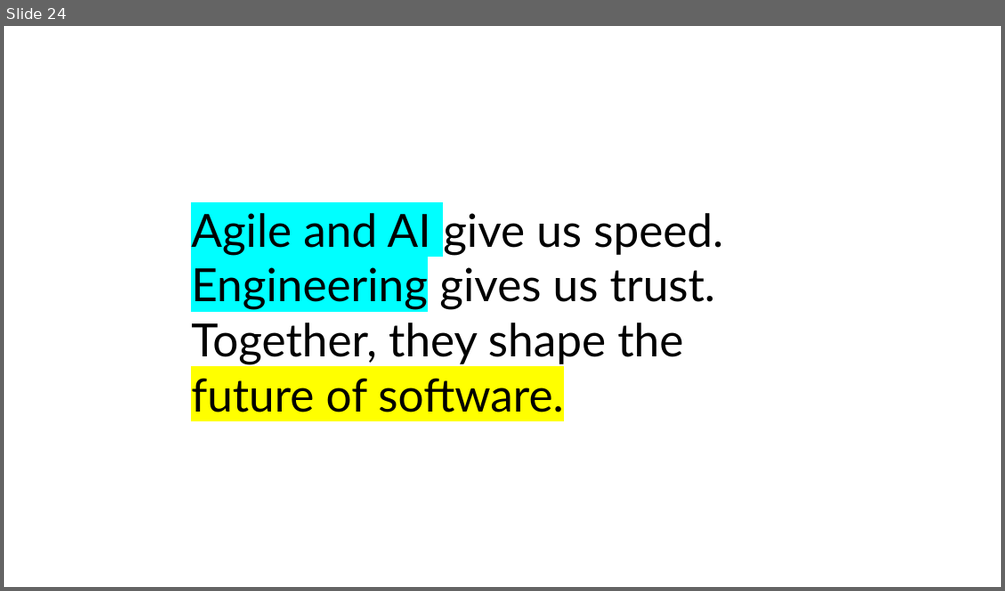
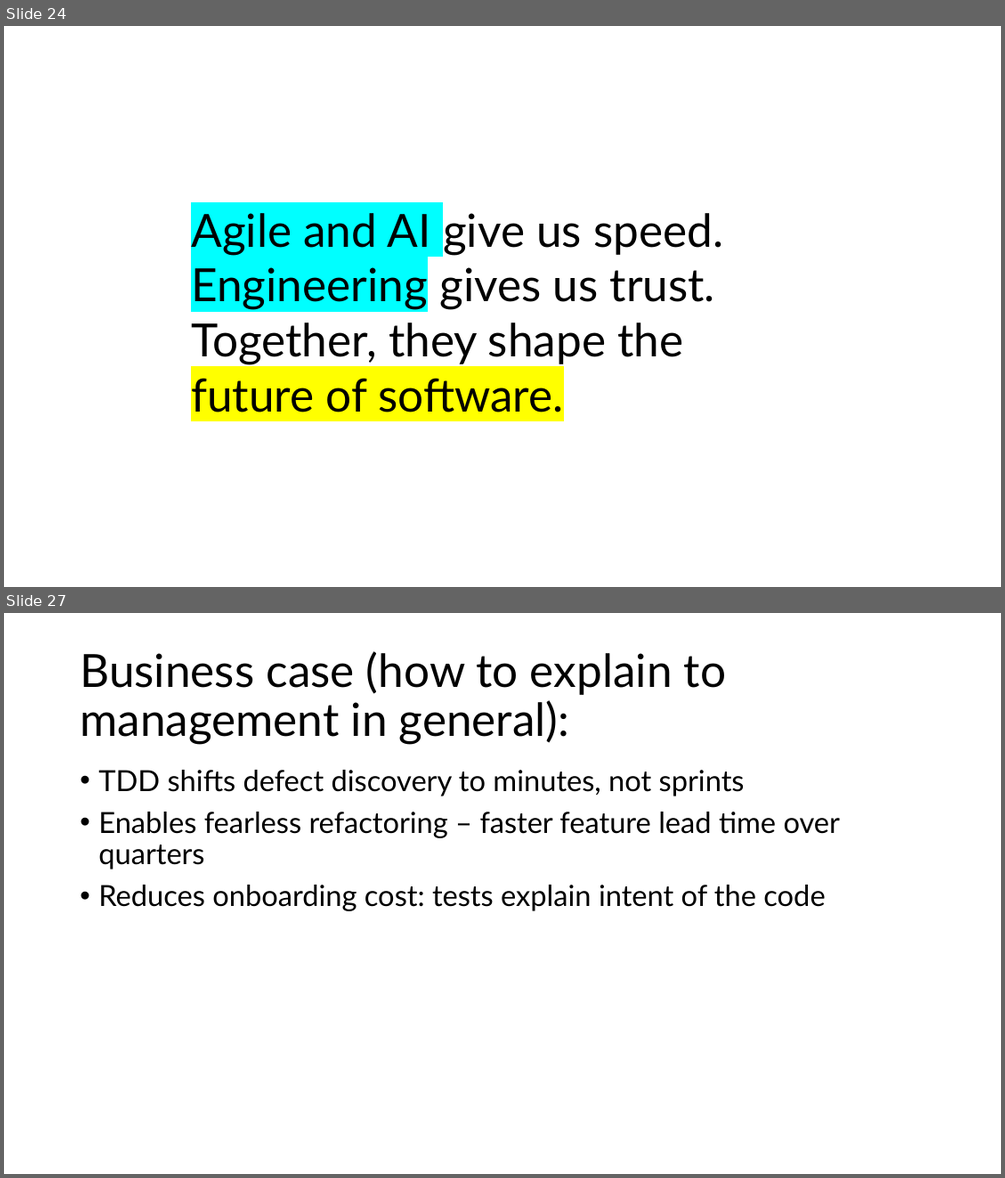
Before and after one commit to HeitorRoriz/NodeJS-Workshop, a slide deck: learning_material/Agile Software Engineering.pptx. Shown one above the other, each under a label of ours: slide 24 before the commit, slides 24 and 27 after it; the slides between them are not shown. The pictures are 1005x591 and 1005x1178 pixels, drawn with LibreOffice and Linux fonts; fonts in the diff are those of the drawing. Boxes give left, top, right and bottom in pixels: in the first picture for what was removed or moved away, otherwise in the second. Text is boxed around its words. In the diff, an @@ line names an element or a change of style, - is before the commit and + after.

```diff
--- a/learning_material/Agile Software Engineering.pptx
+++ b/learning_material/Agile Software Engineering.pptx
@@ slide 27 added at [4,613,1001,1174], background #FFFFFF @@
@@ title added at [80,651,726,745], 44 pt, text #000000 @@
+Business case (how to explain to management in general):
@@ text added at [98,770,841,911], 28 pt, text #000000 @@
+• TDD shifts defect discovery to minutes, not sprints
+• Enables fearless refactoring – faster feature lead time over quarters
+• Reduces onboarding cost: tests explain intent of the code
```
Also in this commit, not shown: 2 slides changed, 10 other slides added, 1 other file.
